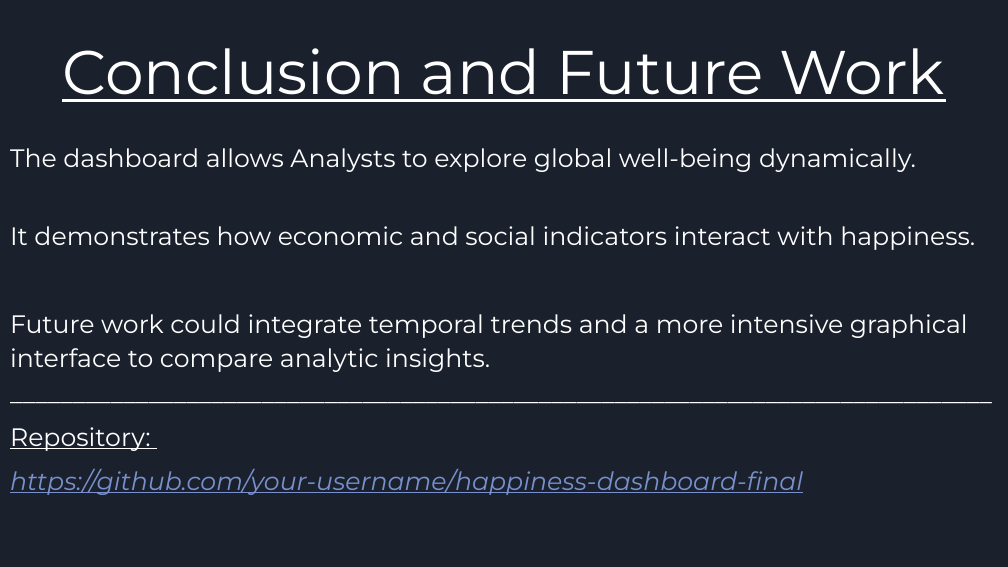
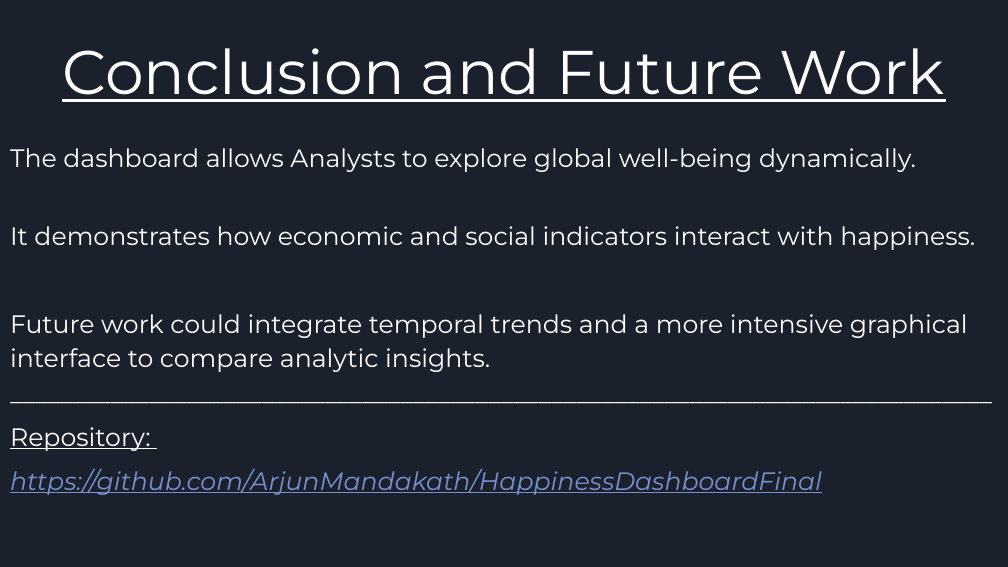
Before and after one commit to ArjunMandakath/HappinessDashboardFinal, a slide deck: slide 10 of Visualization And Acquisition Final.pptx. Drawn at 1008x567 pixels with LibreOffice and Linux fonts; fonts in the diff are those of the drawing. Boxes give left, top, right and bottom in pixels: in the first picture for what was removed or moved away, otherwise in the second. Text is boxed around its words. In the diff, an @@ line names an element or a change of style, - is before the commit and + after.

Commit message:
updated powerpoint link

```diff
--- a/Visualization And Acquisition Final.pptx
+++ b/Visualization And Acquisition Final.pptx
@@ text at (x1=10, y1=469, x2=822, y2=495): text changed @@
-https://github.com/your-username/happiness-dashboard-final
+https://github.com/ArjunMandakath/HappinessDashboardFinal
```
Also in this commit, not shown: 1 other file.
